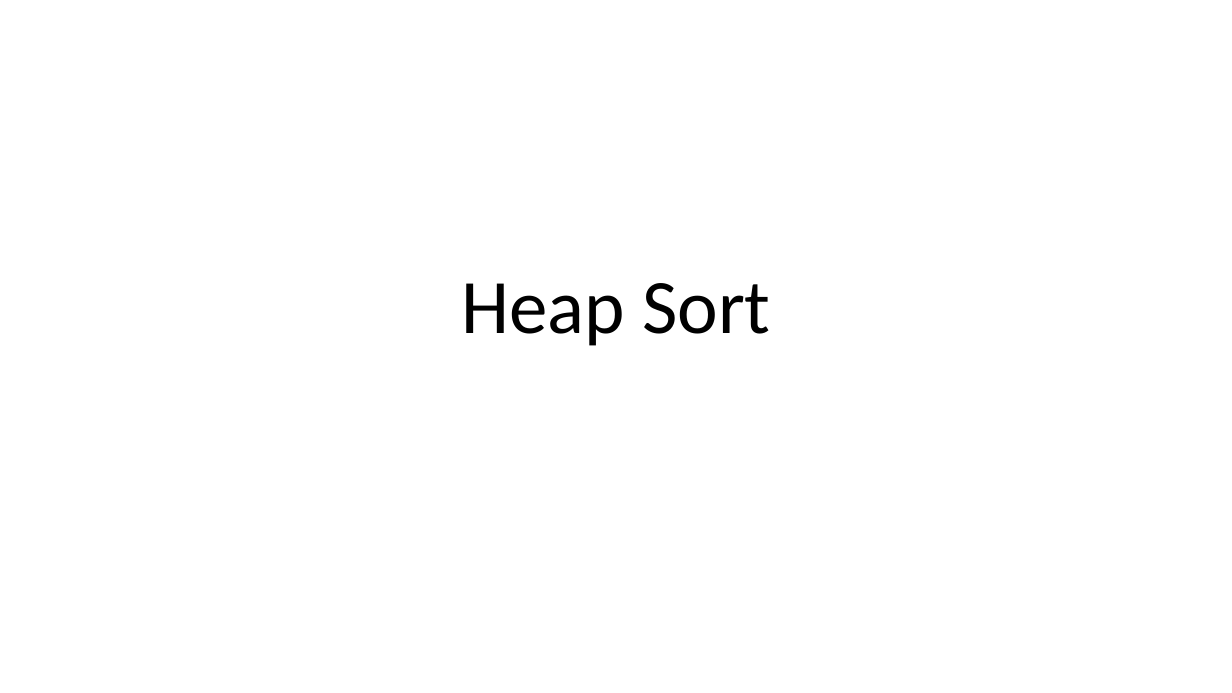
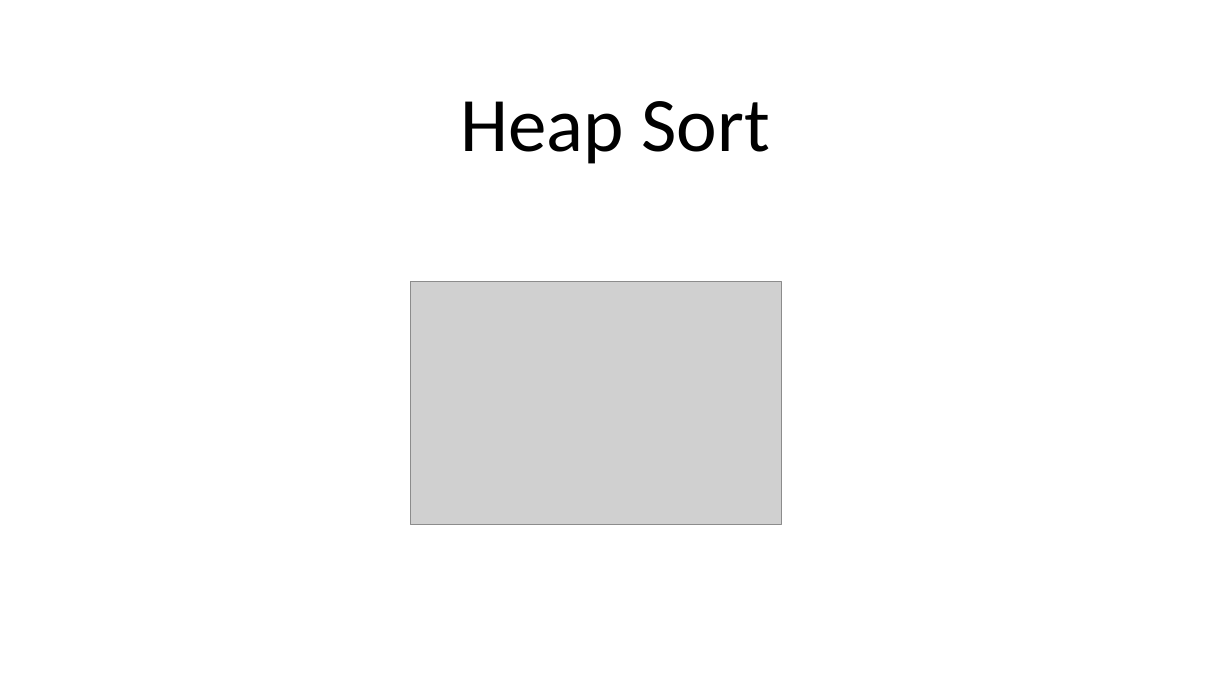
Before and after one commit to tapaswenipathak/Presentations, a slide deck: slide 13 of PyLadies Remote/Data-Structures-and-Algorithms-using-Python/Data Structures and Algorithms using Python.pptx (slide 9 before the commit). Drawn at 1232x693 pixels with LibreOffice and Linux fonts; fonts in the diff are those of the drawing; grey boxes stand for pictures. Boxes give left, top, right and bottom in pixels: in the first picture for what was removed or moved away, otherwise in the second. Text is boxed around its words. In the diff, an @@ line names an element or a change of style, - is before the commit and + after.

```diff
--- a/PyLadies Remote/Data-Structures-and-Algorithms-using-Python/Data Structures and Algorithms using Python.pptx
+++ b/PyLadies Remote/Data-Structures-and-Algorithms-using-Python/Data Structures and Algorithms using Python.pptx
@@ title "Heap Sort": place and size @@
-title "Heap Sort" at (461, 283, 770, 346)
+title "Heap Sort" at (460, 101, 769, 164)
@@ picture added at (410, 282, 781, 525) @@
```
Also in this commit, not shown: 2 other slides changed, 5 slides added, 1 other file.
